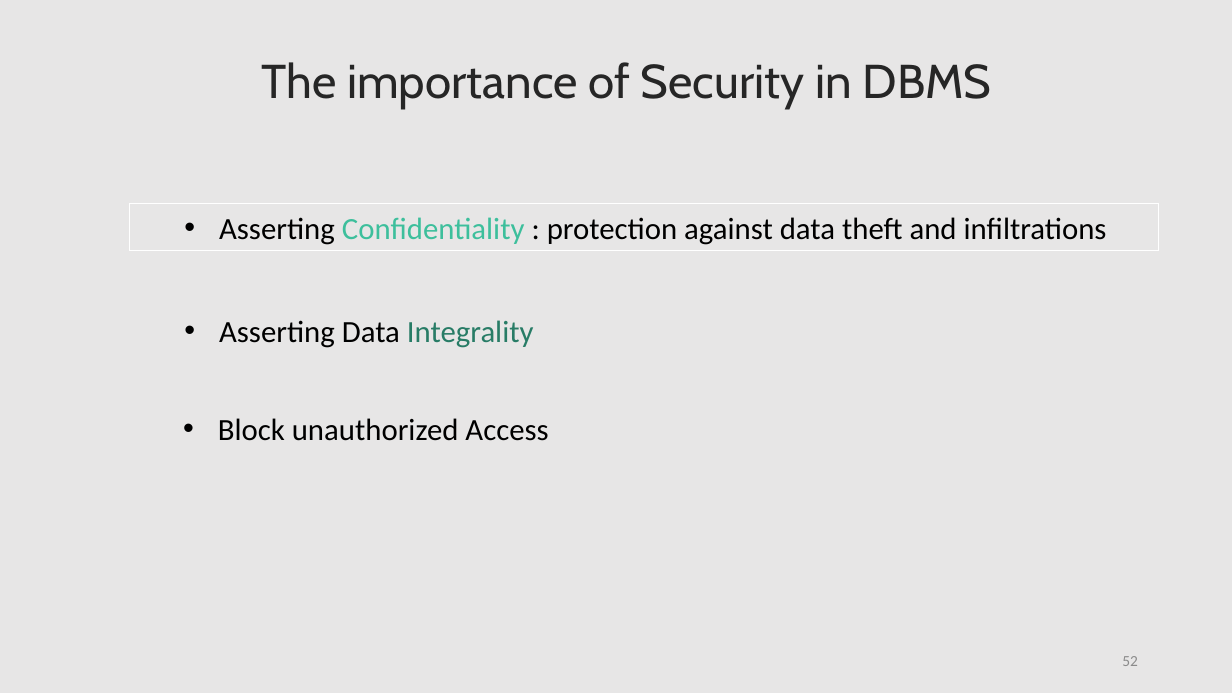
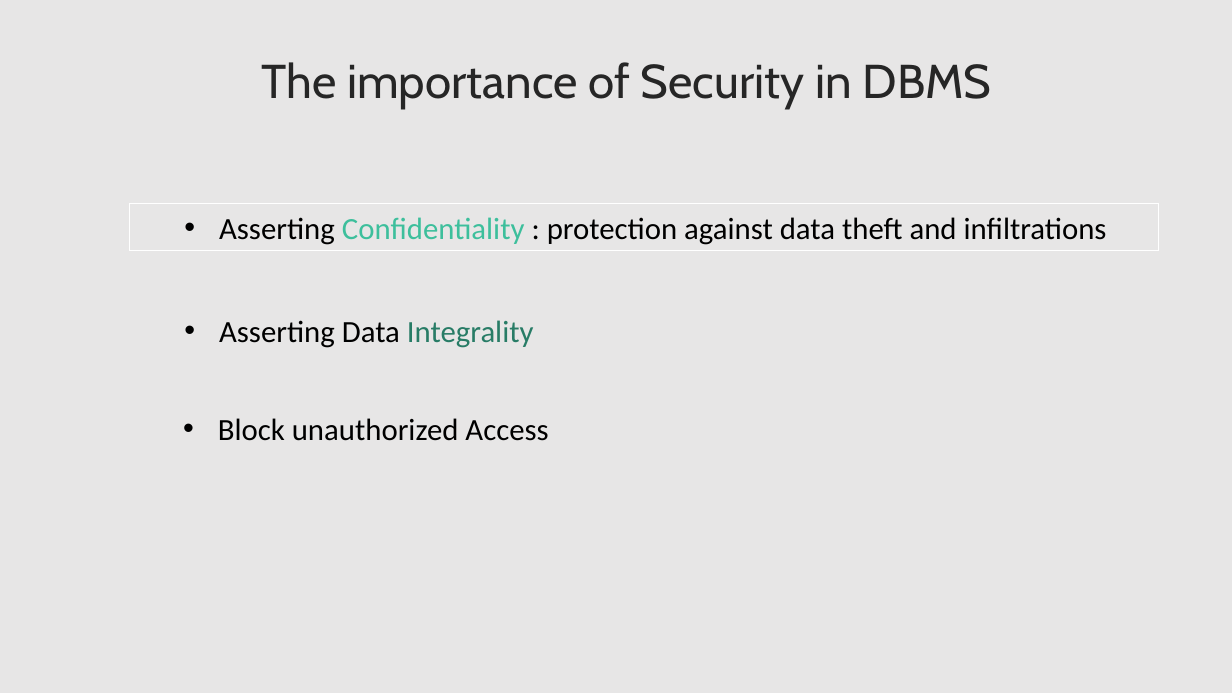
Before and after one commit to lahcenrahlaoui/Wingardium_Leviosaaaa, a slide deck: slide 52 of Presentation-projet-SQLite (1) - Copy.pptx. Drawn at 1232x693 pixels with LibreOffice and Linux fonts; fonts in the diff are those of the drawing. Boxes give left, top, right and bottom in pixels: in the first picture for what was removed or moved away, otherwise in the second. Text is boxed around its words. In the diff, an @@ line names an element or a change of style, - is before the commit and + after.

```diff
--- a/Presentation-projet-SQLite (1) - Copy.pptx
+++ b/Presentation-projet-SQLite (1) - Copy.pptx
@@ page number removed at box(1122, 656, 1138, 666) @@
-52
```
Also in this commit, not shown: 3 other slides changed.
